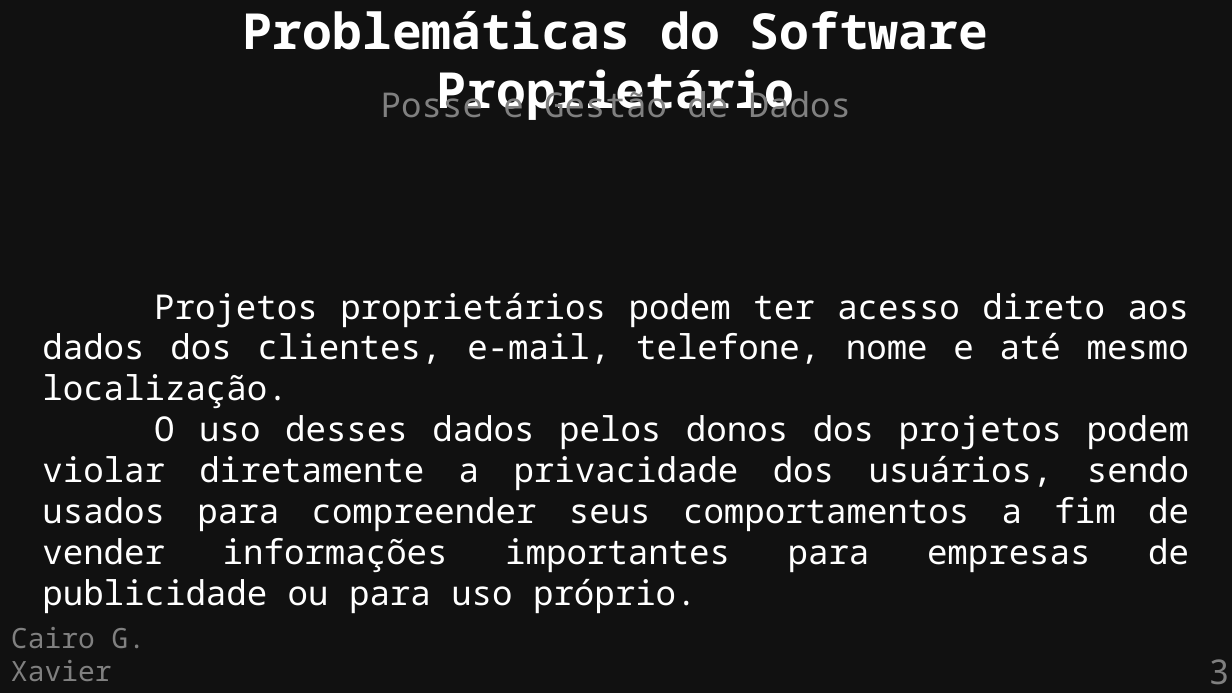
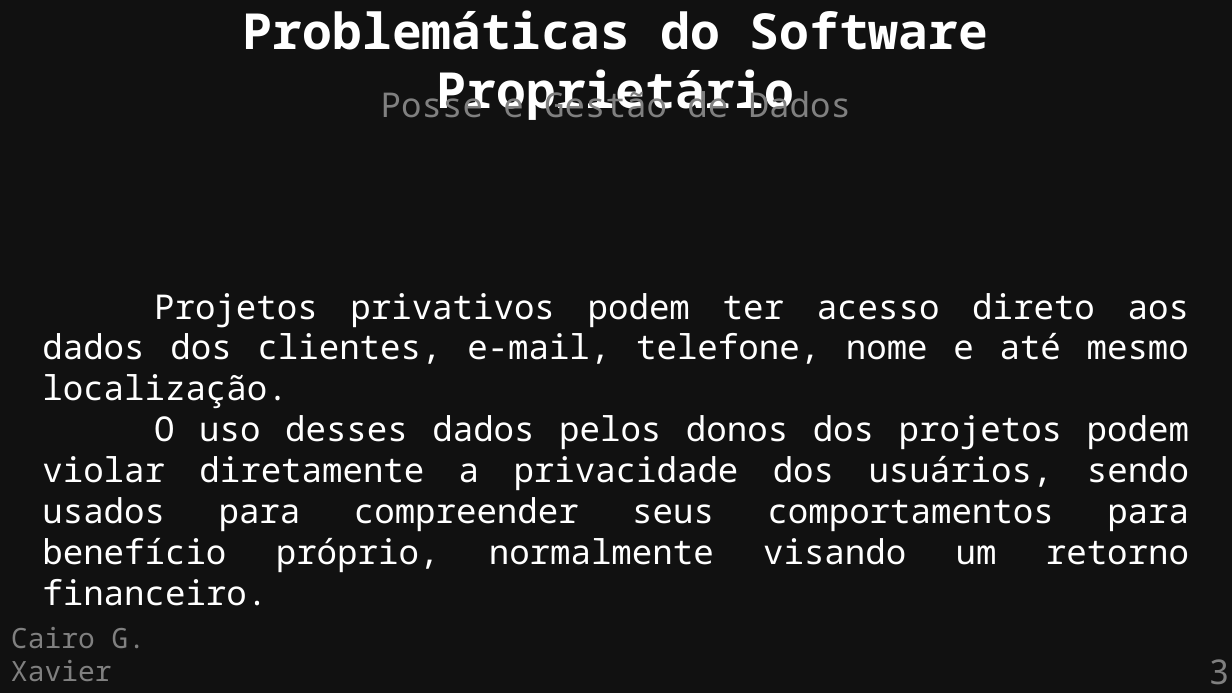
Before and after one commit to cairoGarcia/flisol-2026-ufmg, a slide deck: slide 3 of slides/soberania.odp. Drawn at 1232x693 pixels with LibreOffice and Linux fonts; fonts in the diff are those of the drawing. Boxes give left, top, right and bottom in pixels: in the first picture for what was removed or moved away, otherwise in the second. Text is boxed around its words. In the diff, an @@ line names an element or a change of style, - is before the commit and + after.

```diff
--- a/slides/soberania.odp
+++ b/slides/soberania.odp
@@ text at (42, 293, 1189, 606): text changed @@
-Projetos proprietários podem ter acesso direto aos dados dos clientes, e-mail, telefone, nome e até mesmo localização.
-O uso desses dados pelos donos dos projetos podem violar diretamente a privacidade dos usuários, sendo usados para compreender seus comportamentos a fim de vender informações importantes para empresas de publicidade ou para uso próprio.
+Projetos privativos podem ter acesso direto aos dados dos clientes, e-mail, telefone, nome e até mesmo localização.
+O uso desses dados pelos donos dos projetos podem violar diretamente a privacidade dos usuários, sendo usados para compreender seus comportamentos para benefício próprio, normalmente visando um retorno financeiro.
```
Also in this commit, not shown: 4 other slides changed, 2 other files.
